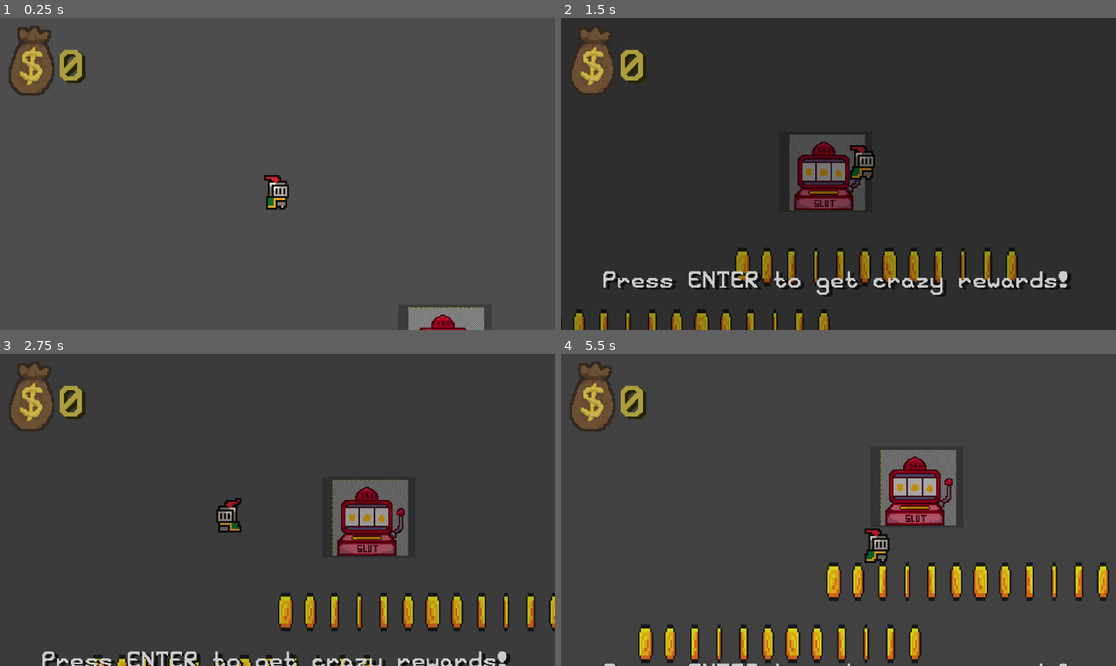
Above: before the commit, frames 1-4 (two rows, left to right).
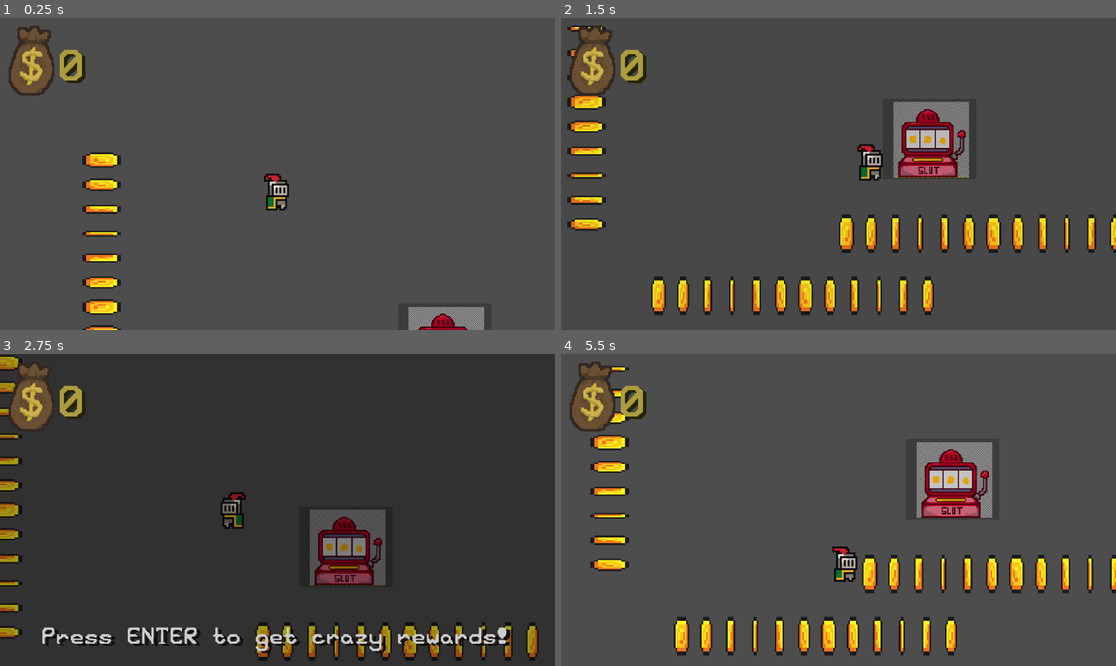
Above: after the commit, the same moments.

Repository: tomkoid/brackeys_game_jam
Game: Godot game, scene res://level.tscn
The game is run twice, just before and just after one commit, with the same random seed, the same clock (stepped at 60 frames per second) and the same inputs.
Inputs:
- Up to frame 1 (0.25 s): no input
- Up to frame 2 (1.5 s): tap Enter (interact) at 0.5, 1.25, 1.35 s; hold D (right) from 0.53 s (still down); tap Space (jump) at 0.6, 0.77, 1.07 s
- Up to frame 3 (2.75 s): tap Space (jump) at 1.52, 1.55, 1.82, 2.1 s; tap Enter (interact) at 2 s; release D (right) at 2.03 s; hold A (left) from 2.03 s (still down)
- Up to frame 4 (5.5 s): tap Enter (interact) at 2.75, 2.85, 3.5, 4.25, 4.35 s; release A (left) at 2.78 s; hold D (right) 2.78-4.28 s; tap Space (jump) at 3.02, 3.05, 3.32, 3.6, 3.77, 4.07, 4.52, 4.55, 4.82, 5.1 s; hold A (left) 4.28-5.03 s; hold D (right) from 5.03 s (still down)

The runs differ from the first frame. In frame 1, 2.4% of the frame differs, in the area x 14-88%, y 42-100%; in frame 2, 93%, in the area x 0-100%, y 0-100%; in frame 3, 14%; in frame 4, 17%.

Commit message:
sliding walls

Diff:
--- a/Scenes/Player.tscn
+++ b/Scenes/Player.tscn
@@ -230,3 +230,9 @@
 sprite_frames = SubResource("SpriteFrames_lyrkg")
 animation = &"idle"
 frame_progress = 0.231706
+
+[node name="RayLeft" type="RayCast2D" parent="."]
+target_position = Vector2(-40, 0)
+
+[node name="RayRight" type="RayCast2D" parent="."]
+target_position = Vector2(40, 0)
--- a/Scripts/Player.gd
+++ b/Scripts/Player.gd
@@ -1,32 +1,72 @@
 extends CharacterBody2D
 
+# ---- PARAMETRY ----
+@export var move_speed: float = 500.0
+@export var jump_velocity: float = -650.0
+@export var gravity: float = 1250.0
 
-const SPEED = 530.0
-const JUMP_VELOCITY = -600.0
+@export var wall_slide_speed: float = 100.0
+@export var wall_jump_push: float = 280.0
+@export var wall_jump_boost: float = -600.0
 
-@onready var ass2d = $ASS2D
+@onready var ray_left: RayCast2D  = $RayLeft
+@onready var ray_right: RayCast2D = $RayRight
+@onready var sprite: AnimatedSprite2D = $ASS2D # ⚡ tady připojíme AnimatedSprite2D
+
+var _facing: int = 1
+
 
 func _physics_process(delta: float) -> void:
-	# Add the gravity.
+	# ---- VSTUP ----
+	var input_dir := Input.get_action_strength("right") - Input.get_action_strength("left")
+	if input_dir != 0:
+		_facing = sign(input_dir)
+
+	# ---- POHYB ----
+	velocity.x = move_toward(velocity.x, input_dir * move_speed, move_speed * 6.0 * delta)
+
 	if not is_on_floor():
-		velocity += get_gravity() * delta
+		velocity.y += gravity * delta
 
-	# Handle jump.
-	if Input.is_action_just_pressed("jump") and is_on_floor():
-		velocity.y = JUMP_VELOCITY
+	# ---- DETEKCE ZDI ----
+	var on_left_wall  := ray_left.is_colliding()  and not is_on_floor()
+	var on_right_wall := ray_right.is_colliding() and not is_on_floor()
+	var on_wall := on_left_wall or on_right_wall
 
-	# Get the input direction and handle the movement/deceleration.
-	# As good practice, you should replace UI actions with custom gameplay actions.
-	var direction := Input.get_axis("left", "right")
-	if direction:
-		if direction == -1:
-			ass2d.flip_h = true
-		if direction == 1:
-			ass2d.flip_h = false
-		ass2d.play("run")
-		velocity.x = direction * SPEED
+	if on_wall and velocity.y > wall_slide_speed:
+		velocity.y = wall_slide_speed
+
+	# ---- SKOK ----
+	if Input.is_action_just_pressed("ui_accept"):
+		if is_on_floor():
+			velocity.y = jump_velocity
+		elif on_left_wall or on_right_wall:
+			var push_dir = 0
+			if on_left_wall: push_dir = 1
+			if on_right_wall: push_dir = -1
+			velocity.x = push_dir * wall_jump_push
+			velocity.y = wall_jump_boost
+
+	# ---- POHYB ----
+	move_and_slide()
+
+	# ---- ANIMACE ----
+	_update_animation(input_dir)
+	print("Left:", on_left_wall, "Right:", on_right_wall)
+
+func _update_animation(input_dir: float) -> void:
+	# Otočení podle směru pohybu
+	if _facing != 0:
+		sprite.flip_h = _facing < 0
+
+	# Výběr animace
+	if is_on_floor():
+		if abs(velocity.x) > 10:   # pokud se hýbe
+			if sprite.animation != "run":
+				sprite.play("run")
+		else:
+			if sprite.animation != "idle":
+				sprite.play("idle")
 	else:
-		ass2d.play("idle")
-		velocity.x = move_toward(velocity.x, 0, SPEED)
-
-	move_and_slide()
+		# ve vzduchu necháme poslední animaci (run/idle)
+		pass
--- a/level.tscn
+++ b/level.tscn
@@ -7,41 +7,25 @@
 [sub_resource type="RectangleShape2D" id="RectangleShape2D_oi3di"]
 size = Vector2(612, 78)
 
-[sub_resource type="TileSetAtlasSource" id="TileSetAtlasSource_0b4ue"]
-texture = ExtResource("3_oi3di")
-0:0/0 = 0
-0:0/0/physics_layer_0/polygon_0/points = PackedVector2Array(-8, -8, 8, -8, 8, 8, -8, 8)
-1:0/0 = 0
-1:0/0/physics_layer_0/polygon_0/points = PackedVector2Array(-8, -8, 8, -8, 8, 8, -8, 8)
-2:0/0 = 0
-2:0/0/physics_layer_0/polygon_0/points = PackedVector2Array(-8, -8, 8, -8, 8, 8, -8, 8)
-0:1/0 = 0
-0:1/0/physics_layer_0/polygon_0/points = PackedVector2Array(-8, -8, 8, -8, 8, 8, -8, 8)
-1:1/0 = 0
-1:1/0/physics_layer_0/polygon_0/points = PackedVector2Array(-8, -8, 8, -8, 8, 8, -8, 8)
-2:1/0 = 0
-2:1/0/physics_layer_0/polygon_0/points = PackedVector2Array(-8, -8, 8, -8, 8, 8, -8, 8)
-0:2/0 = 0
-0:2/0/physics_layer_0/polygon_0/points = PackedVector2Array(-8, -8, 8, -8, 8, 8, -8, 8)
-1:2/0 = 0
-1:2/0/physics_layer_0/polygon_0/points = PackedVector2Array(-8, -8, 8, -8, 8, 8, -8, 8)
-2:2/0 = 0
-2:2/0/physics_layer_0/polygon_0/points = PackedVector2Array(-8, -8, 8, -8, 8, 8, -8, 8)
-0:3/0 = 0
-0:3/0/physics_layer_0/polygon_0/points = PackedVector2Array(-8, -8, 8, -8, 8, 8, -8, 8)
-1:3/0 = 0
-1:3/0/physics_layer_0/polygon_0/points = PackedVector2Array(-8, -8, 8, -8, 8, 8, -8, 8)
-2:3/0 = 0
-2:3/0/physics_layer_0/polygon_0/points = PackedVector2Array(-8, -8, 8, -8, 8, 8, -8, 8)
-
-[sub_resource type="TileSet" id="TileSet_f2txt"]
-physics_layer_0/collision_layer = 1
-sources/0 = SubResource("TileSetAtlasSource_0b4ue")
-
 [node name="Node2D" type="Node2D"]
 
 [node name="Player" parent="." instance=ExtResource("1_o5qli")]
 position = Vector2(235, -14)
+
+[node name="StaticBody2D4" type="StaticBody2D" parent="."]
+position = Vector2(-130, 252)
+rotation = 1.5708
+
+[node name="CollisionShape2D" type="CollisionShape2D" parent="StaticBody2D4"]
+shape = SubResource("RectangleShape2D_oi3di")
+
+[node name="TextureRect" type="TextureRect" parent="StaticBody2D4"]
+offset_left = -306.0
+offset_top = -64.0
+offset_right = 304.0
+offset_bottom = 64.0
+texture = ExtResource("2_vonw3")
+metadata/_edit_use_anchors_ = true
 
 [node name="StaticBody2D" type="StaticBody2D" parent="."]
 position = Vector2(300, 678.57)
